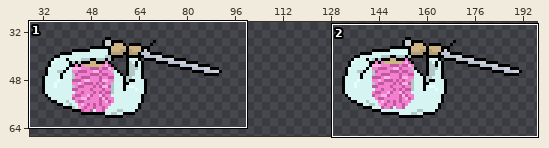
Two states of a sprite sheet, img/LilFrump/sword_idle.png. Above, an overview of the earlier version with the close-up marked.
Close-up. Before the commit:
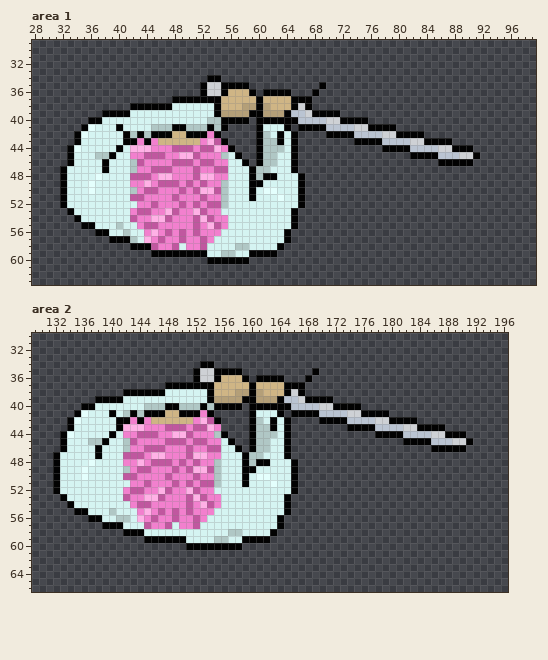
The file is 200x100 pixels. Shown: area 1: x 28..99, y 29..63; area 2: x 129..196, y 30..66. The wide view leaves out empty margins.
After:
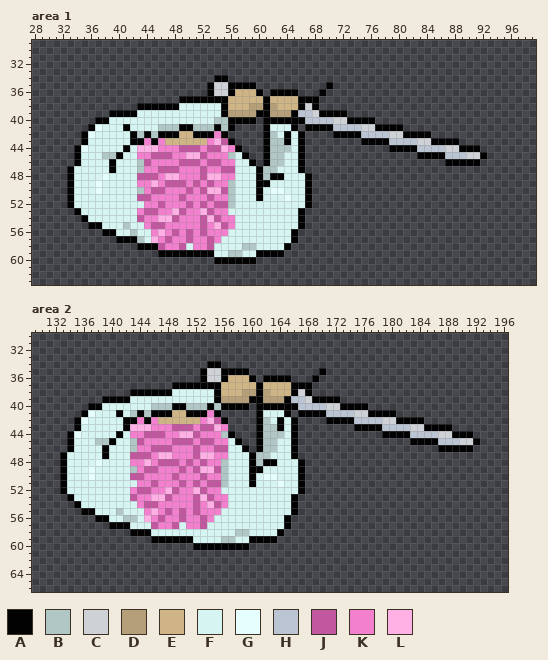
Palette (. is transparent): A #020202  B #b0c7c5  C #ced1d5  D #b49f78  E #cfb585  F #d5f4f2  G #e4fffd  H #bac4d2  J #c0579f  K #f280ce  L #ffb1e6
The exact change:
--- area 1
@@ x 28..99 @@
 33 ........................................................................
-34 .........................AA.............................................
-35 ........................ACCAAAA..........A..............................
-36 ........................ACCAEEEA.AAAA...A...............................
-37 ....................AAAAAAAEEEEEAEEEEAAA................................
-38 ..............AAAAAAFFFFFFAEEEDDADEEEACA................................
-39 ..........AAAAFFFFFFFFFFFFADDDDAADDDAHHCAAAA............................
-40 ........AAFFFFFFFFFFFFFFFBBAAAA.AAAAAAHHHHCCAAAA........................
-41 .......AGFFFAFFFFBBBAABBBABA....AFFFA.AAAAHHHHCCAAAA....................
-42 ......AGFFFFFABABAAAEEAAAKA.....ABFAFA....AAAAHHHHCCAAAA................
-43 ......AFFFFFFAAKAKEEEEEEKLJA....ABBAFA........AAAAHHHHCCAAAA............
-44 .....AGFFFFFAFLLLKKKJJJKJJLKA...ABBBFA............AAAAHHHHCCAAA.........
-45 .....AFFFBBAFFKKJJJKKLLJKKKBFA..ABBFFA................AAAAHHHCCA........
-46 .....AFFFFAFFFBJKKKKJJJKJJKKFFA.ABBFFA....................AAAAA.........
-47 ....AFFFFFAFFFBKKJJJKKKJKKJJFFFABBFFFA..................................
-48 ....AFFFFGFFFFJJJKLLKKKJLLKKFFFABAAFFFA.................................
-49 ....AFFFGFFFFFKKLKJJJKJKJKKBFFFAAFFFFFA.................................
-50 ....AFFFGFFFFFBKJJKKKJKJLLJBFFFAFGGFFFA.................................
-51 ....AFFFFFFFFFJJKKKKJKKKJKKBFFFAFFFGFFA.................................
-52 ....AFFFFFFFFFFKKJKKKJKJKJJBFFFFFFFFFFA.................................
-53 .....AFFFFFFFFKJJKKLJKKLJKKFFFFFFFFFFA..................................
-54 ......AFFFFFFFJKKLLJKKKJLJKKFFFFFFFFFA..................................
-55 .......AAFFFBFFKJJKKKKKJKLJKFFFFFFFFFA..................................
-56 .........AAFFBFFKLKJKJKJKKKFFFFFFFFFA...................................
-57 ...........AAABFLKJKKJKKJKFFFFFFFFFFA...................................
-58 ..............AAAJKKJFKKJFFFFBBFFFFA....................................
-59 .................AAAAAAAAFFBBFFAAAA.....................................
-60 .........................AAAAAA.........................................
+34 ..........................AA............................................
+35 .........................ACCAAAA..........A.............................
+36 .........................ACCAEEEA.AAAA...A..............................
+37 .....................AAAAAAAEEEEEAEEEEAAA...............................
+38 ...............AAAAAAFFFFFFAEEEDDADEEEACA...............................
+39 ...........AAAAFFFFFFFFFFFFADDDDAADDDAHHCAAAA...........................
+40 .........AAFFFFFFFFFFFFFFFBBAAAA.AAAAAAHHHHCCAAAA.......................
+41 ........AGFFFAFFFFBBBAABBBABA....AFFFA.AAAAHHHHCCAAAA...................
+42 .......AGFFFFFABABAAAEEAAAKA.....ABFAFA....AAAAHHHHCCAAAA...............
+43 .......AFFFFFFAAKAKEEEEEEKLJA....ABBAFA........AAAAHHHHCCAAAA...........
+44 ......AGFFFFFAFLLLKKKJJJKJJLKA...ABBBFA............AAAAHHHHCCAAA........
+45 ......AFFFBBAFFKKJJJKKLLJKKKBFA..ABBFFA................AAAAHHHCCA.......
+46 ......AFFFFAFFFBJKKKKJJJKJJKKFFA.ABBFFA....................AAAAA........
+47 .....AFFFFFAFFFBKKJJJKKKJKKJJFFFABBFFFA.................................
+48 .....AFFFFGFFFFJJJKLLKKKJLLKKFFFABAAFFFA................................
+49 .....AFFFGFFFFFKKLKJJJKJKJKKBFFFAAFFFFFA................................
+50 .....AFFFGFFFFFBKJJKKKJKJLLJBFFFAFGGFFFA................................
+51 .....AFFFFFFFFFJJKKKKJKKKJKKBFFFAFFFGFFA................................
+52 .....AFFFFFFFFFFKKJKKKJKJKJJBFFFFFFFFFFA................................
+53 ......AFFFFFFFFKJJKKLJKKLJKKFFFFFFFFFFA.................................
+54 .......AFFFFFFFJKKLLJKKKJLJKKFFFFFFFFFA.................................
+55 ........AAFFFBFFKJJKKKKKJKLJKFFFFFFFFFA.................................
+56 ..........AAFFBFFKLKJKJKJKKKFFFFFFFFFA..................................
+57 ............AAABFLKJKKJKKJKFFFFFFFFFFA..................................
+58 ...............AAAJKKJFKKJFFFFBBFFFFA...................................
+59 ..................AAAAAAAAFFBBFFAAAA....................................
+60 ..........................AAAAAA........................................
 61 ........................................................................
--- area 2
@@ x 129..196 @@
 33 ....................................................................
-34 ........................AA..........................................
-35 .......................ACCAAAA..........A...........................
-36 .......................ACCAEEEA.AAAA...A............................
-37 ...................AAAAAAAEEEEEAEEEEAAA.............................
-38 .............AAAAAAFFFFFFAEEEDDADEEEACA.............................
-39 .........AAAAFFFFFFFFFFFFADDDDAADDDAHHCAAAA.........................
-40 .......AAFFFFFFFBBBAABBBABAAAA.AAAAAAHHHHCCAAAA.....................
-41 ......AGFFFAFBABAAAEEAAAKA.....AFFFA.AAAAHHHHCCAAAA.................
-42 .....AGFFFFFAAKAKEEEEEEKLJA....ABFAFA....AAAAHHHHCCAAAA.............
-43 .....AFFFFFFALLLKKKJJJKJJLK....ABBAFA........AAAAHHHHCCAAAA.........
-44 ....AGFFFFFAFKKJJJKKLLJKKKBA...ABBBFA............AAAAHHHHCCAAA......
-45 ....AFFFBBAFFBJKKKKJJJKJJKKFA..ABBFFA................AAAAHHHCCA.....
-46 ....AFFFFAFFFBKKJJJKKKJKKJJFFA.ABBFFA....................AAAAA......
-47 ...AFFFFFAFFFJJJKLLKKKJLLKKFFFABBFFFA...............................
-48 ...AFFFFGFFFFKKLKJJJKJKJKKBFFFABAAFFFA..............................
-49 ...AFFFGFFFFFBKJJKKKJKJLLJBFFFAAFFFFFA..............................
-50 ...AFFFGFFFFFJJKKKKJKKKJKKBFFFAFGGFFFA..............................
-51 ...AFFFFFFFFFFKKJKKKJKJKJJBFFFAFFFGFFA..............................
-52 ...AFFFFFFFFFKJJKKLJKKLJKKFFFFFFFFFFFA..............................
-53 ....AFFFFFFFFJKKLLJKKKJLJKKFFFFFFFFFA...............................
-54 .....AFFFFFFFFKJJKKKKKJKLJKFFFFFFFFFA...............................
-55 ......AAFFFBFFFKLKJKJKJKKKFFFFFFFFFFA...............................
-56 ........AAFFBBFLKJKKJKKJKFFFFFFFFFFA................................
-57 ..........AAAFFFJKKJFKKJFFFFFFFFFFFA................................
-58 .............AAAFFFFFFFFFFFFBBFFFFA.................................
-59 ................AAAAAAFFFFBBFFAAAA..................................
-60 ......................AAAAAAAA......................................
+34 .........................AA.........................................
+35 ........................ACCAAAA..........A..........................
+36 ........................ACCAEEEA.AAAA...A...........................
+37 ....................AAAAAAAEEEEEAEEEEAAA............................
+38 ..............AAAAAAFFFFFFAEEEDDADEEEACA............................
+39 ..........AAAAFFFFFFFFFFFFADDDDAADDDAHHCAAAA........................
+40 ........AAFFFFFFFBBBAABBBABAAAA.AAAAAAHHHHCCAAAA....................
+41 .......AGFFFAFBABAAAEEAAAKA.....AFFFA.AAAAHHHHCCAAAA................
+42 ......AGFFFFFAAKAKEEEEEEKLJA....ABFAFA....AAAAHHHHCCAAAA............
+43 ......AFFFFFFALLLKKKJJJKJJLK....ABBAFA........AAAAHHHHCCAAAA........
+44 .....AGFFFFFAFKKJJJKKLLJKKKBA...ABBBFA............AAAAHHHHCCAAA.....
+45 .....AFFFBBAFFBJKKKKJJJKJJKKFA..ABBFFA................AAAAHHHCCA....
+46 .....AFFFFAFFFBKKJJJKKKJKKJJFFA.ABBFFA....................AAAAA.....
+47 ....AFFFFFAFFFJJJKLLKKKJLLKKFFFABBFFFA..............................
+48 ....AFFFFGFFFFKKLKJJJKJKJKKBFFFABAAFFFA.............................
+49 ....AFFFGFFFFFBKJJKKKJKJLLJBFFFAAFFFFFA.............................
+50 ....AFFFGFFFFFJJKKKKJKKKJKKBFFFAFGGFFFA.............................
+51 ....AFFFFFFFFFFKKJKKKJKJKJJBFFFAFFFGFFA.............................
+52 ....AFFFFFFFFFKJJKKLJKKLJKKFFFFFFFFFFFA.............................
+53 .....AFFFFFFFFJKKLLJKKKJLJKKFFFFFFFFFA..............................
+54 ......AFFFFFFFFKJJKKKKKJKLJKFFFFFFFFFA..............................
+55 .......AAFFFBFFFKLKJKJKJKKKFFFFFFFFFFA..............................
+56 .........AAFFBBFLKJKKJKKJKFFFFFFFFFFA...............................
+57 ...........AAAFFFJKKJFKKJFFFFFFFFFFFA...............................
+58 ..............AAAFFFFFFFFFFFFBBFFFFA................................
+59 .................AAAAAAFFFFBBFFAAAA.................................
+60 .......................AAAAAAAA.....................................
 61 ....................................................................
